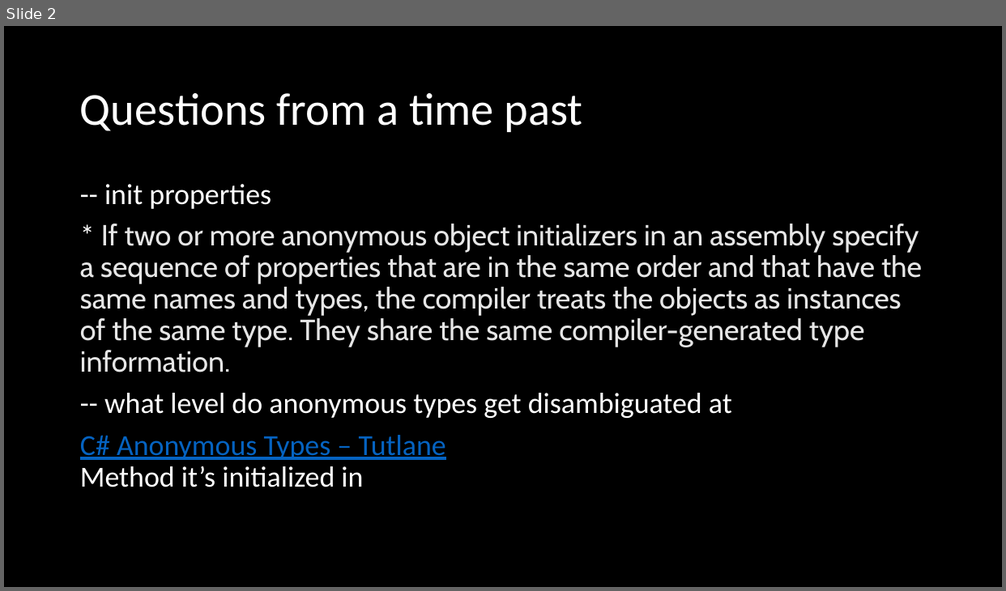
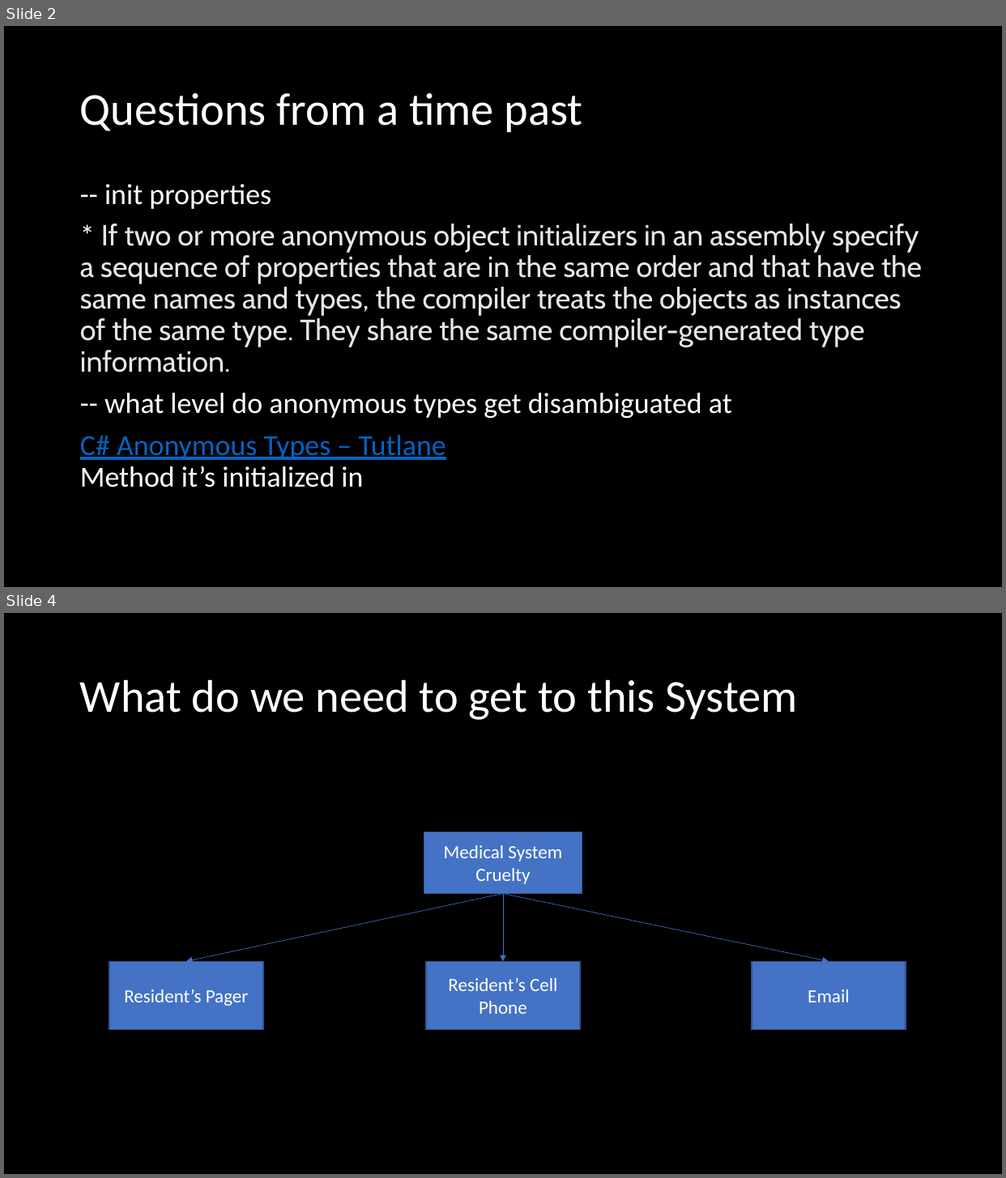
Before and after one commit to microsoft/Flash_University, a slide deck: CLR_via_CSharp/Chapter 11 - Events/Events.pptx. Shown one above the other, each under a label of ours: slide 2 before the commit, slides 2 and 4 after it; the slides between them are not shown. The pictures are 1006x591 and 1006x1178 pixels, drawn with LibreOffice and Linux fonts; fonts in the diff are those of the drawing. Boxes give left, top, right and bottom in pixels: in the first picture for what was removed or moved away, otherwise in the second. Text is boxed around its words. In the diff, an @@ line names an element or a change of style, - is before the commit and + after.

```diff
--- a/CLR_via_CSharp/Chapter 11 - Events/Events.pptx
+++ b/CLR_via_CSharp/Chapter 11 - Events/Events.pptx
@@ slide 4 added at box(4, 613, 1002, 1174), background #000000 @@
@@ title added at box(80, 679, 798, 720), 44 pt, text #FFFFFF @@
+What do we need to get to this System
@@ rectangle added at box(424, 832, 582, 894), fill #4472C4, outline #325491 1 pt, 18 pt, text #FFFFFF @@
+Medical System Cruelty
@@ arrow added from (503, 894) to (187, 962), #4472C4 0.5 pt @@
@@ arrow added from (503, 880) to (503, 962), #4472C4 0.5 pt @@
@@ arrow added from (503, 894) to (829, 962), #4472C4 0.5 pt @@
@@ rectangle added at box(109, 962, 264, 1030), fill #4472C4, outline #325491 1 pt, 18 pt, text #FFFFFF @@
+Resident’s Pager
@@ rectangle added at box(426, 962, 581, 1030), fill #4472C4, outline #325491 1 pt, 18 pt, text #FFFFFF @@
+Resident’s Cell Phone
@@ rectangle added at box(752, 962, 906, 1030), fill #4472C4, outline #325491 1 pt, 18 pt, text #FFFFFF @@
+Email
```
Also in this commit, not shown: 2 other slides added.
